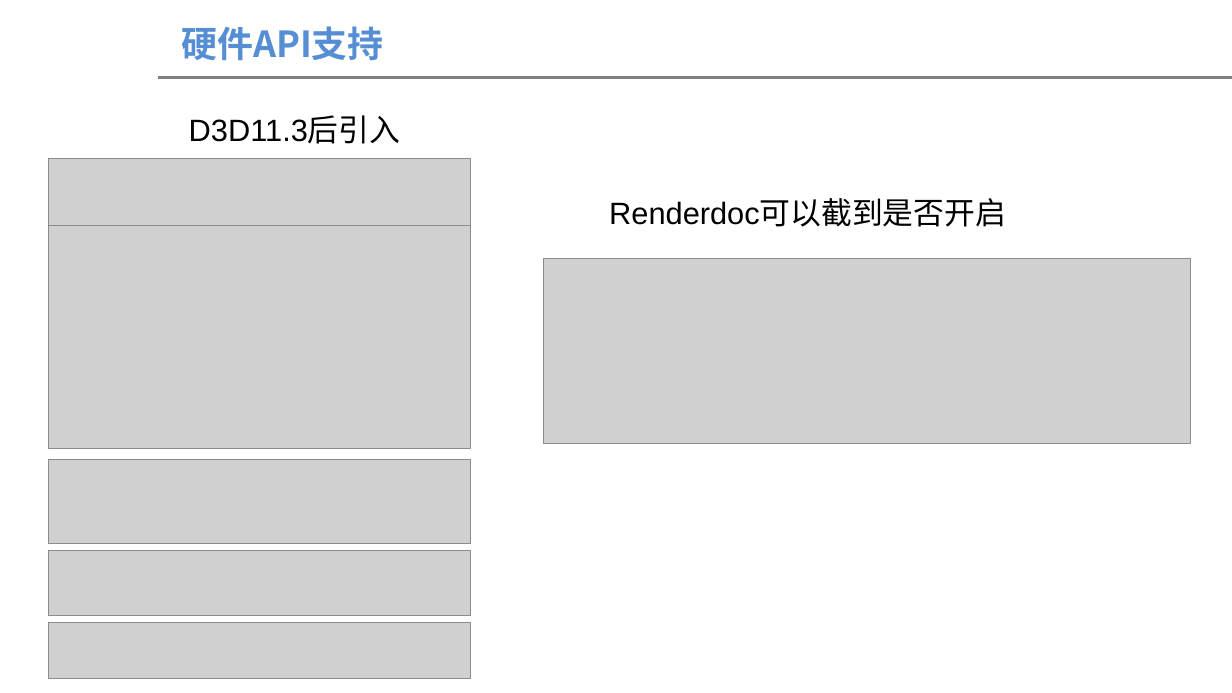
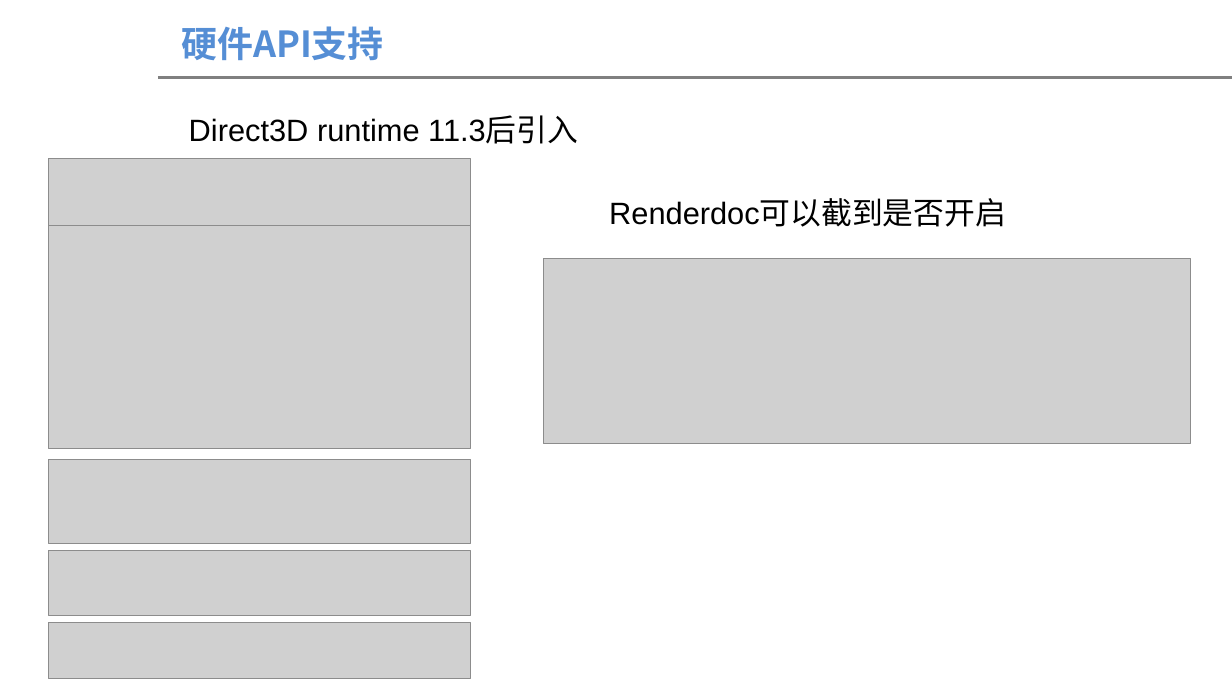
Before and after one commit to theyellowstar/202502Share, a slide deck: slide 6 of 保守光栅化介绍.pptx. Drawn at 1232x693 pixels with LibreOffice and Linux fonts; fonts in the diff are those of the drawing; grey boxes stand for pictures; background and template pictures are left out. Boxes give left, top, right and bottom in pixels: in the first picture for what was removed or moved away, otherwise in the second. Text is boxed around its words. In the diff, an @@ line names an element or a change of style, - is before the commit and + after.

```diff
--- a/保守光栅化介绍.pptx
+++ b/保守光栅化介绍.pptx
@@ text at (x1=189, y1=117, x2=578, y2=144): text changed @@
-D3D11.3后引入
+Direct3D runtime 11.3后引入
```
Also in this commit, not shown: 3 other slides changed, 7 slides added, 20 slides removed, 1 other file.
